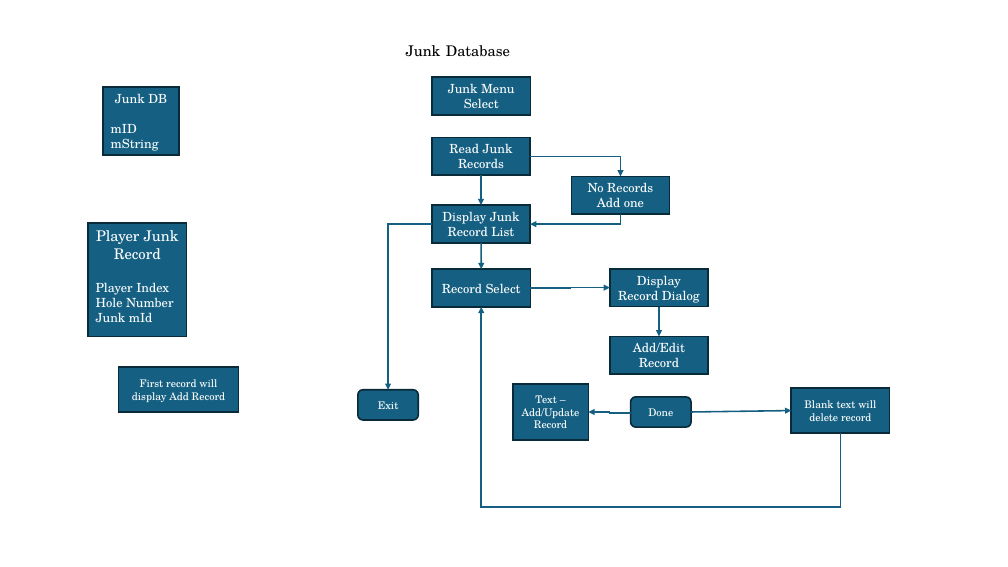
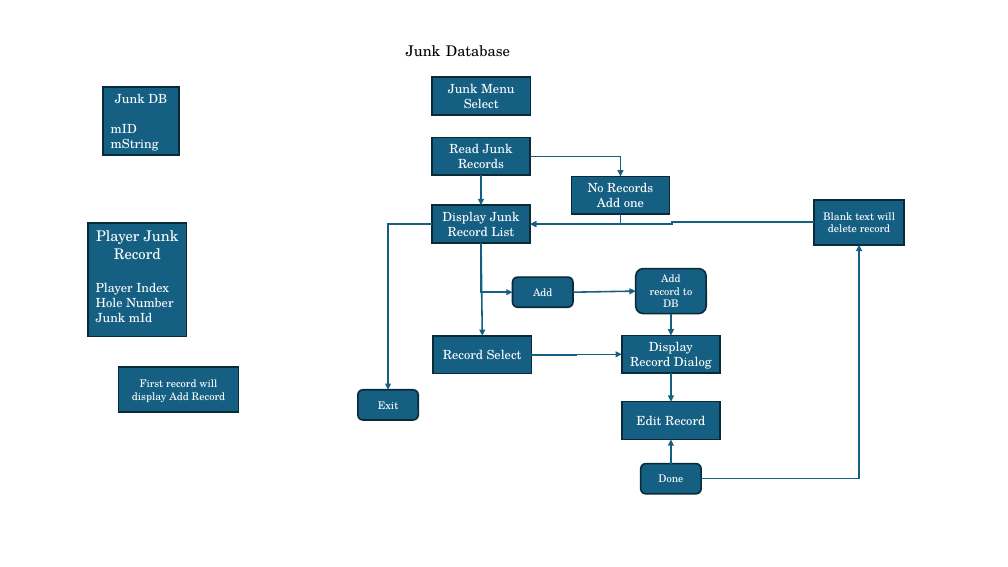
Before and after one commit to RugbyGuy01/TeamScoreRev4, a slide deck: slide 18 of Documentation/TeamScoreLayout.pptx. Drawn at 1008x567 pixels with LibreOffice and Linux fonts; fonts in the diff are those of the drawing. Boxes give left, top, right and bottom in pixels: in the first picture for what was removed or moved away, otherwise in the second. Text is boxed around its words. In the diff, an @@ line names an element or a change of style, - is before the commit and + after.

```diff
--- a/Documentation/TeamScoreLayout.pptx
+++ b/Documentation/TeamScoreLayout.pptx
@@ rectangle "Blank text will delete record" resized from (x1=792, y1=388, x2=890, y2=433) to (x1=814, y1=200, x2=904, y2=245) @@
@@ elbow arrow moved from (841, 433) - (482, 307) to (814, 222) - (530, 224) @@
@@ arrow moved from (481, 243) - (482, 269) to (481, 243) - (482, 336) @@
@@ elbow arrow added from (481, 243) to (513, 293), #156082 1.5 pt @@
@@ rounded rectangle added at (x1=636, y1=268, x2=706, y2=314), fill #156082, outline #092A39 1.5 pt, 10 pt, text #FFFFFF @@
+Add record to DB
@@ elbow arrow added from (702, 479) to (859, 245), #156082 1.5 pt @@
@@ rounded rectangle added at (x1=513, y1=278, x2=573, y2=308), fill #156082, outline #092A39 1.5 pt, 10 pt, text #FFFFFF @@
+Add
@@ arrow added from (573, 293) to (636, 291), #156082 1.5 pt @@
@@ arrow added from (671, 314) to (671, 336), #156082 1.5 pt @@
@@ rectangle "Record Select" moved from (x1=433, y1=269, x2=531, y2=307) to (x1=433, y1=336, x2=532, y2=374) @@
@@ elbow arrow moved from (531, 288) - (610, 288) to (532, 355) - (622, 355) @@
@@ rectangle removed at (x1=513, y1=384, x2=588, y2=440) @@
-Text – Add/Update
-Record
@@ arrow moved from (659, 306) - (659, 337) to (671, 374) - (671, 402) @@
@@ 2 rectangles, 1 rounded rectangle moved together from (x1=610, y1=269, x2=709, y2=427) to (x1=622, y1=336, x2=721, y2=494) @@
@@ text in rectangle at (x1=636, y1=415, x2=705, y2=425): text changed @@
-Add/Edit Record
+Edit Record
@@ arrow removed from (691, 412) to (792, 411) @@
@@ elbow arrow moved from (631, 413) - (588, 412) to (671, 464) - (671, 439) @@
```
Also in this commit, not shown: 1 slide added, 8 other files.
